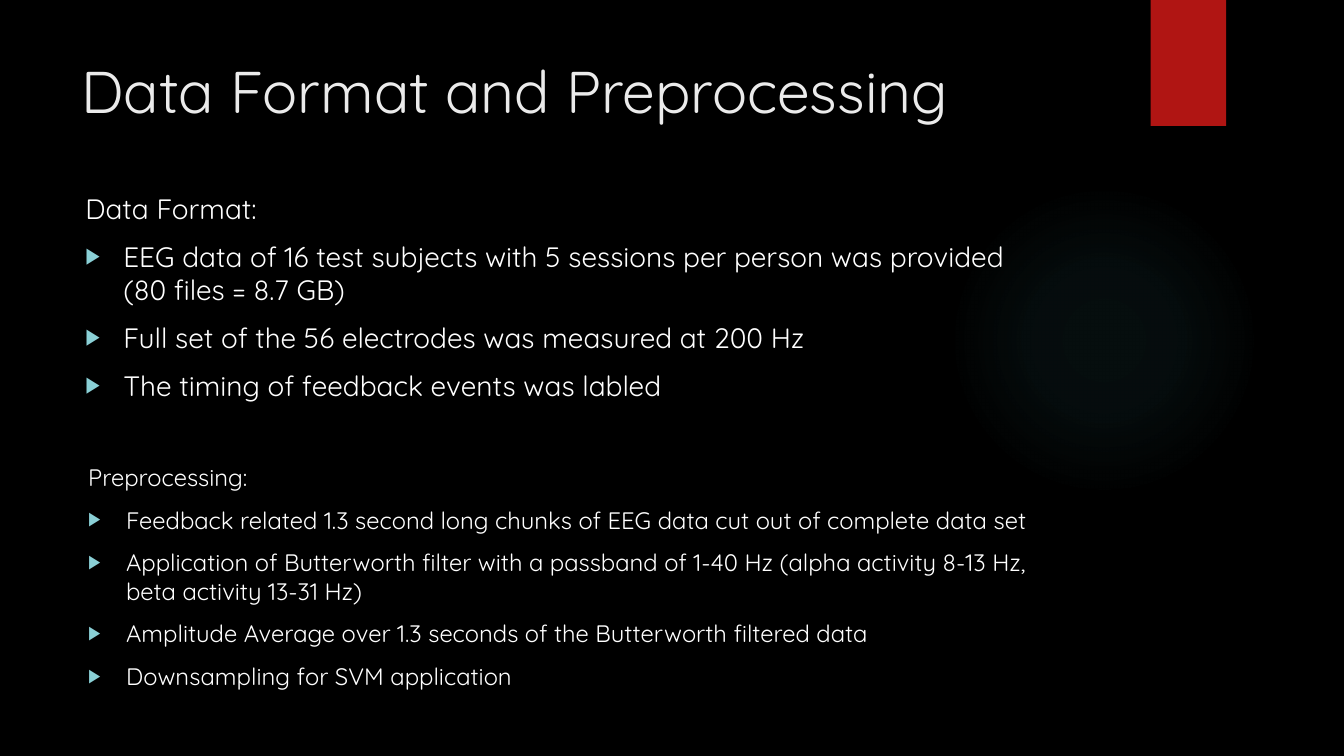
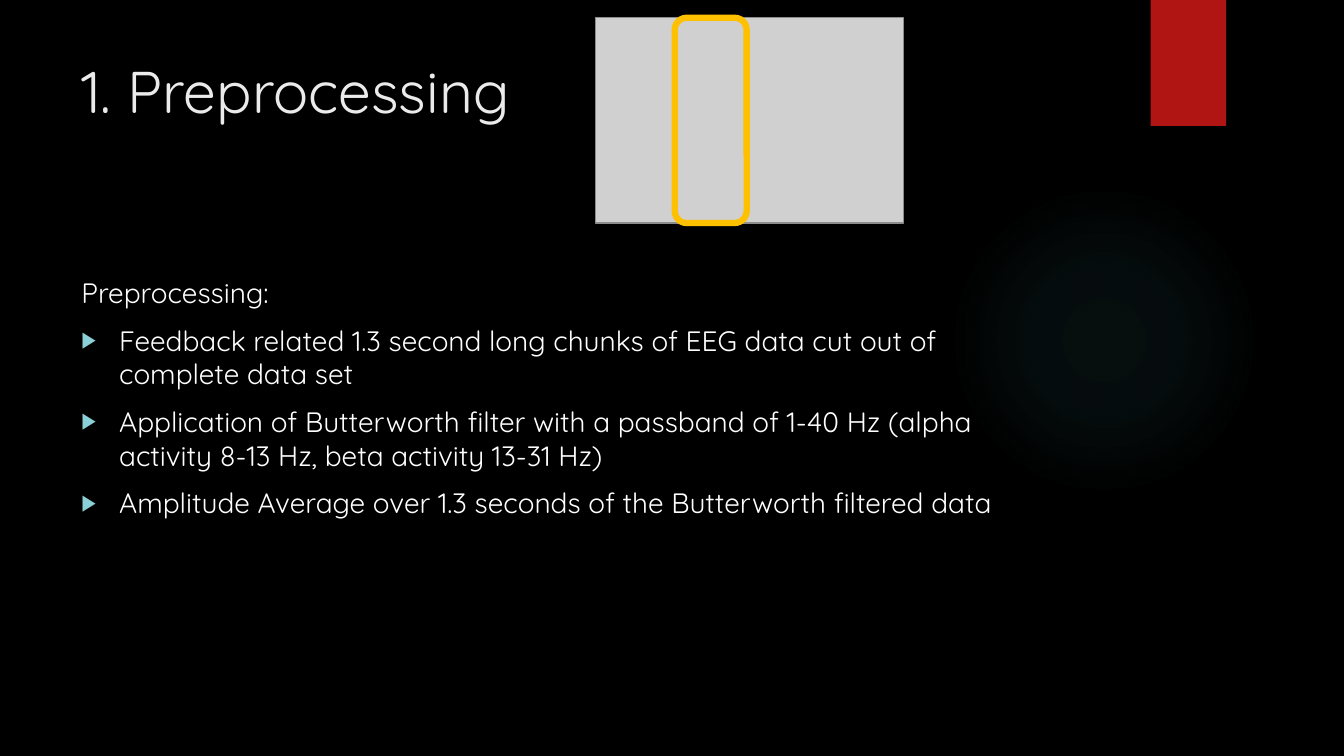
Before and after one commit to A-Wiedemann/Neural-Engineering, a slide deck: slide 7 of NER 2015 BCI Challenge.pptx (slide 5 before the commit). Drawn at 1344x756 pixels with LibreOffice and Linux fonts; fonts in the diff are those of the drawing; grey boxes stand for pictures; background and template pictures are left out. Boxes give left, top, right and bottom in pixels: in the first picture for what was removed or moved away, otherwise in the second. Text is boxed around its words. In the diff, an @@ line names an element or a change of style, - is before the commit and + after.

Commit message:
updated slides

```diff
--- a/NER 2015 BCI Challenge.pptx
+++ b/NER 2015 BCI Challenge.pptx
@@ picture added at box(596, 18, 904, 224) @@
@@ rounded rectangle added at box(675, 18, 746, 224), outline #FFC000 4.5 pt @@
@@ title at box(81, 72, 510, 125): text changed @@
-Data Format and Preprocessing
+1. Preprocessing
@@ text at box(81, 283, 991, 519): text changed @@
-Data Format:
-▶ EEG data of 16 test subjects with 5 sessions per person was provided (80 files = 8.7 GB)
-▶ Full set of the 56 electrodes was measured at 200 Hz
-▶ The timing of feedback events was labled
+Preprocessing:
+▶ Feedback related 1.3 second long chunks of EEG data cut out of complete data set
+▶ Application of Butterworth filter with a passband of 1-40 Hz (alpha activity 8-13 Hz, beta activity 13-31 Hz)
+▶ Amplitude Average over 1.3 seconds of the Butterworth filtered data
@@ text removed at box(88, 469, 1027, 690) @@
-Preprocessing:
-▶ Feedback related 1.3 second long chunks of EEG data cut out of complete data set
-▶ Application of Butterworth filter with a passband of 1-40 Hz (alpha activity 8-13 Hz, beta activity 13-31 Hz)
-▶ Amplitude Average over 1.3 seconds of the Butterworth filtered data
-▶ Downsampling for SVM application
```
Also in this commit, not shown: 2 other slides changed, 2 slides added, 4 other files.
